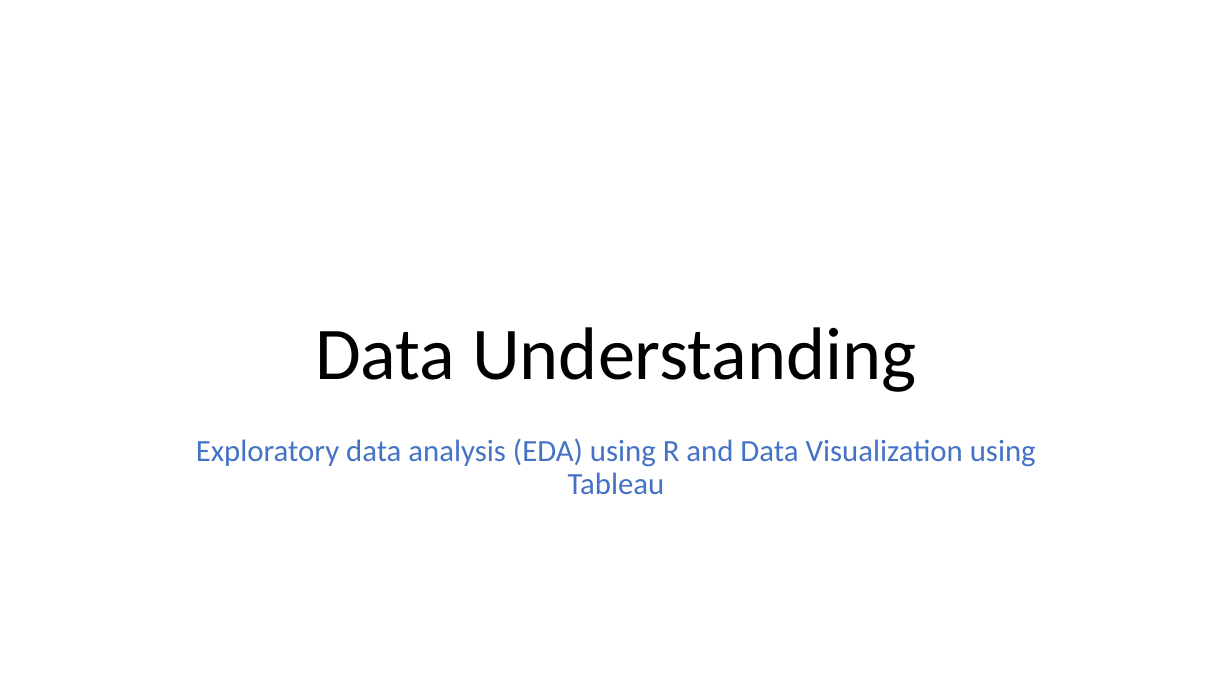
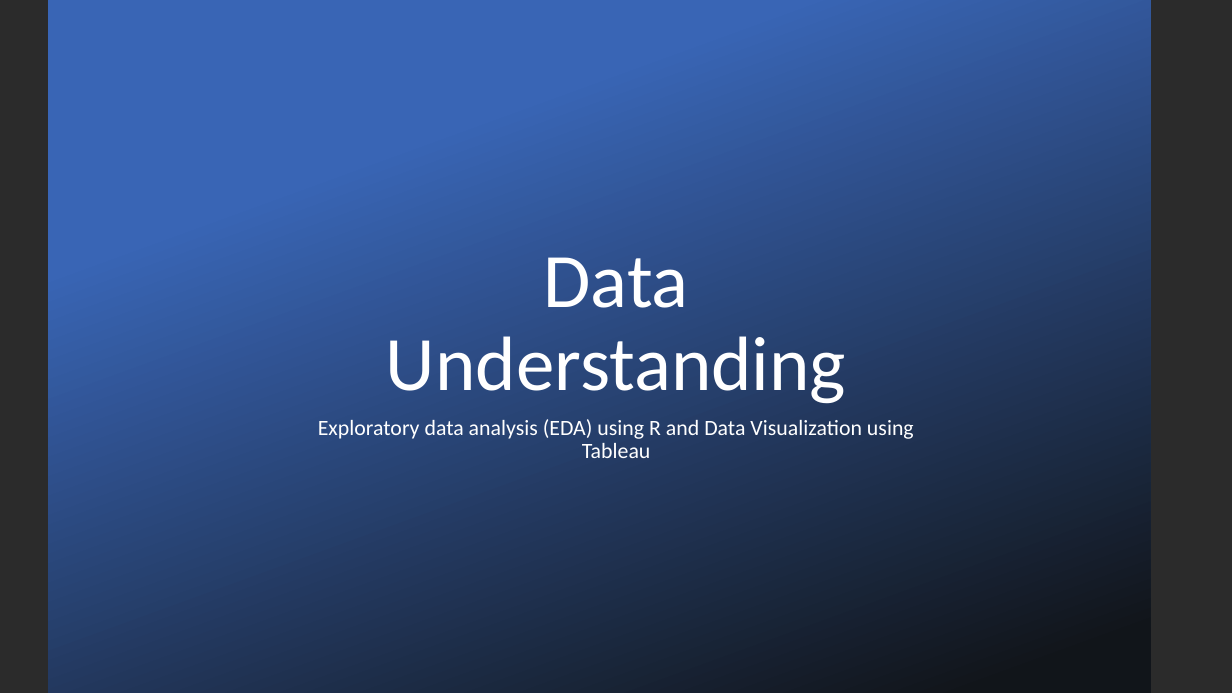
Before and after one commit to SyedNadir/freemium-ab-testing, a slide deck: slide 10 of documents/presentation/Final Presentation.pptx. Drawn at 1232x693 pixels with LibreOffice and Linux fonts; fonts in the diff are those of the drawing; background and template pictures are left out; a plain dark background stands for a picture behind light text. Boxes give left, top, right and bottom in pixels: in the first picture for what was removed or moved away, otherwise in the second. Text is boxed around its words. In the diff, an @@ line names an element or a change of style, - is before the commit and + after.

```diff
--- a/documents/presentation/Final Presentation.pptx
+++ b/documents/presentation/Final Presentation.pptx
@@ background #FFFFFF to picture (left out) @@
@@ rectangle added at box(48, 0, 1151, 693), fill gradient #3965B5 to #11151A @@
@@ title "Data Understanding": place and size @@
-title "Data Understanding" at box(315, 327, 917, 392)
+title "Data Understanding" at box(386, 257, 846, 403)
@@ title "Data Understanding" at box(386, 257, 846, 403): size 58 to 60 pt, text colour #000000 to #FFFFFF @@
@@ subtitle "Exploratory data analysis (EDA) using ...": place and size @@
-subtitle "Exploratory data analysis (EDA) using ..." at box(196, 438, 1036, 494)
+subtitle "Exploratory data analysis (EDA) using ..." at box(318, 419, 914, 458)
@@ subtitle "Exploratory data analysis (EDA) using ..." at box(318, 419, 914, 458): size 24 to 17 pt, text colour #4472C4 to #FFFFFF; more space between paragraphs @@
```
Also in this commit, not shown: 19 other slides changed, 1 slide added.
